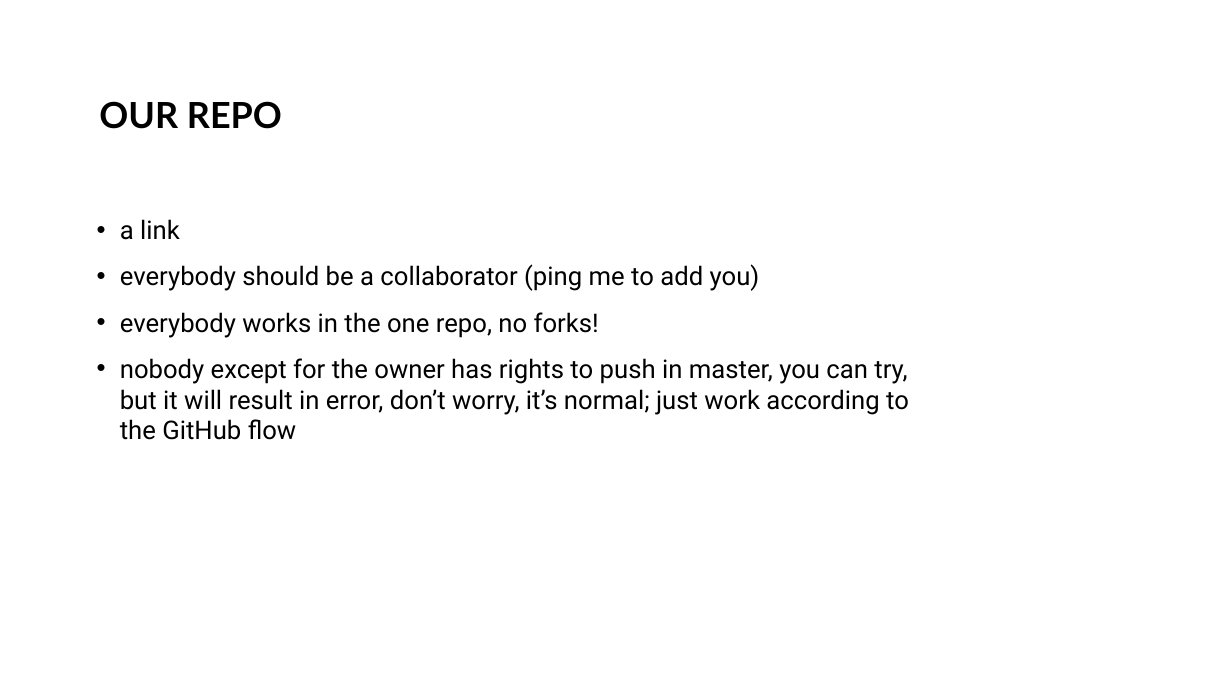
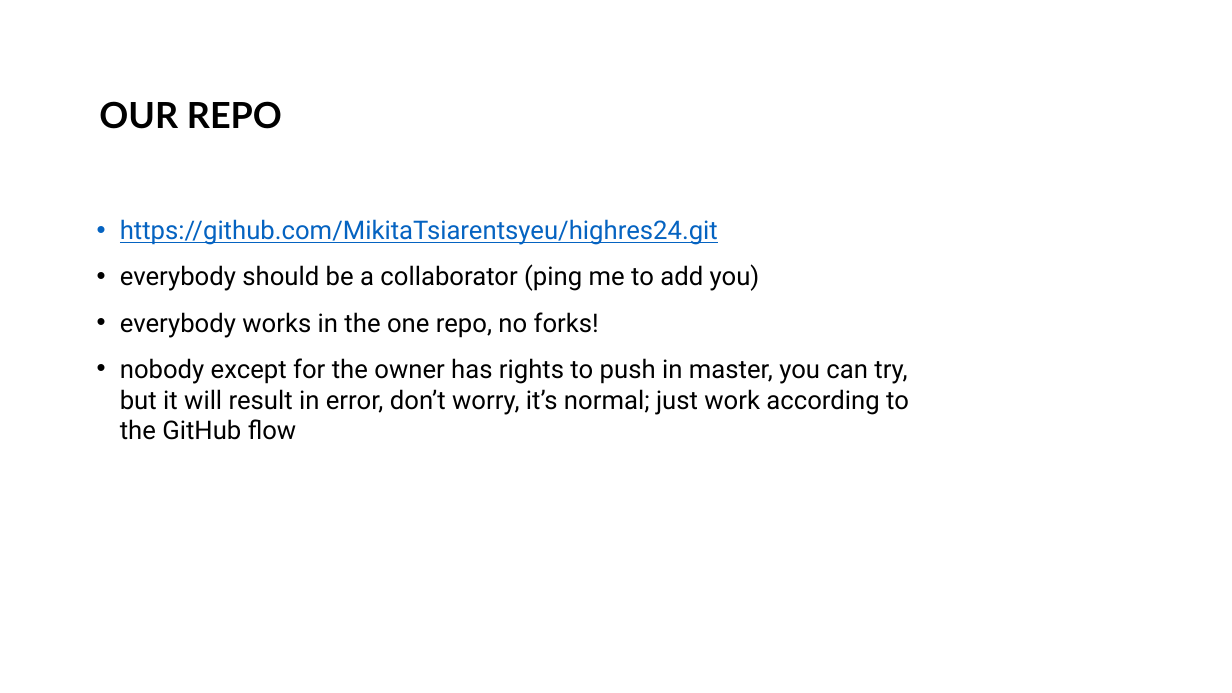
Before and after one commit to MikitaTsiarentsyeu/python, a slide deck: slide 4 of materials/Lesson 2 (github flow, data types)/Lesson 2 - GitHub flow.pptx. Drawn at 1232x693 pixels with LibreOffice and Linux fonts; fonts in the diff are those of the drawing; background and template pictures are left out. Boxes give left, top, right and bottom in pixels: in the first picture for what was removed or moved away, otherwise in the second. Text is boxed around its words. In the diff, an @@ line names an element or a change of style, - is before the commit and + after.

```diff
--- a/materials/Lesson 2 (github flow, data types)/Lesson 2 - GitHub flow.pptx
+++ b/materials/Lesson 2 (github flow, data types)/Lesson 2 - GitHub flow.pptx
@@ text at (x1=120, y1=219, x2=718, y2=245): text changed; text colour #000000 to #0563C1 @@
-• a link
+• https://github.com/MikitaTsiarentsyeu/highres24.git
```
Also in this commit, not shown: 1 other slide changed, 4 other files.
